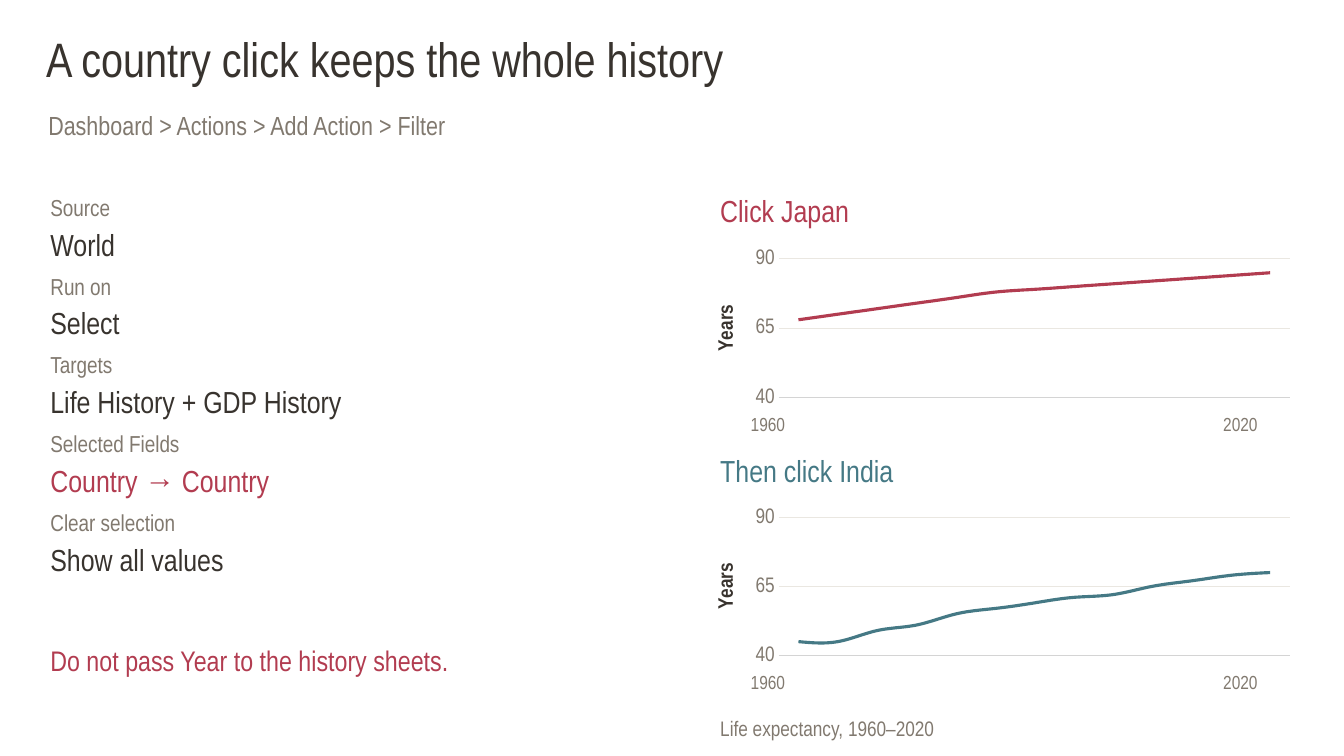
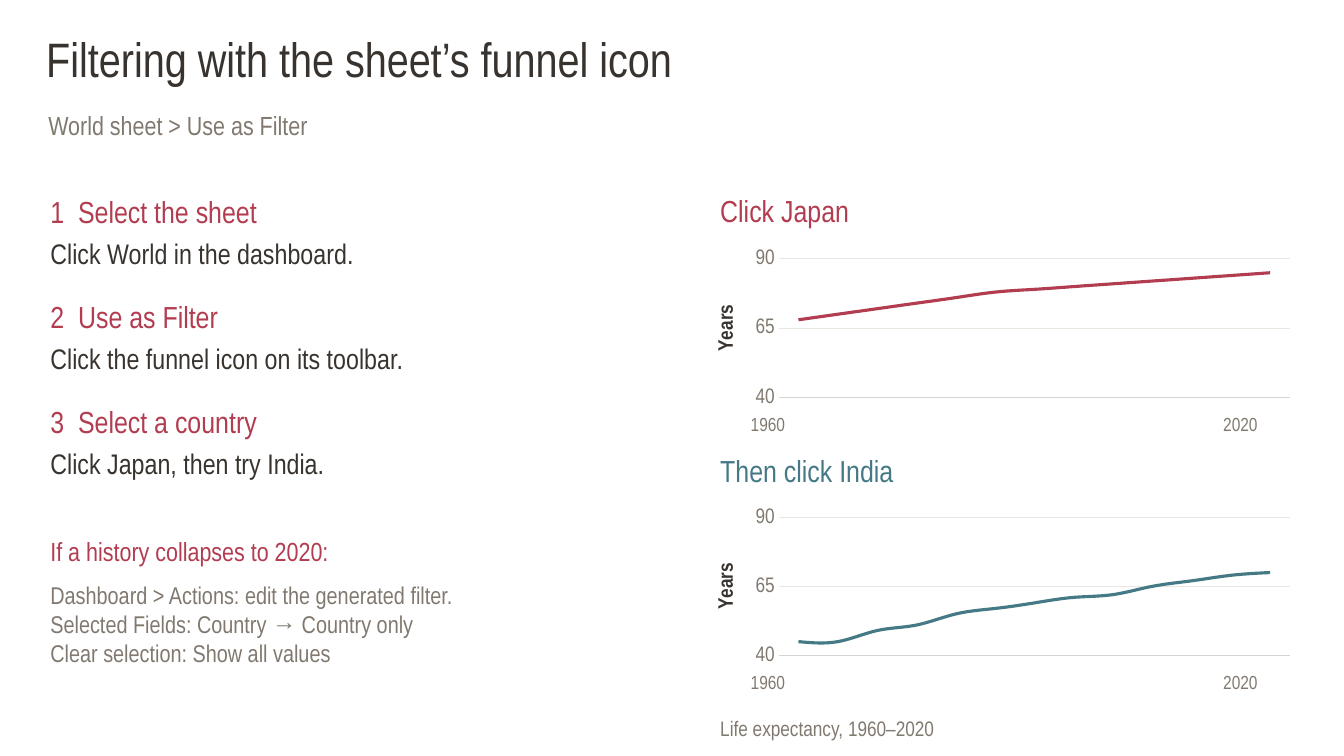
Before and after one commit to yohman/26-2-Dataviz, a slide deck: slide 4 of lectures/w04-tableau-dashboard.pptx. Drawn at 1344x756 pixels with LibreOffice and Linux fonts; fonts in the diff are those of the drawing. Boxes give left, top, right and bottom in pixels: in the first picture for what was removed or moved away, otherwise in the second. Text is boxed around its words. In the diff, an @@ line names an element or a change of style, - is before the commit and + after.

Commit message:
Simplify dashboard filtering slide with Use as Filter shortcut

```diff
--- a/lectures/w04-tableau-dashboard.pptx
+++ b/lectures/w04-tableau-dashboard.pptx
@@ text at box(46, 42, 672, 87): text changed @@
-A country click keeps the whole history
+Filtering with the sheet’s funnel icon
@@ text at box(48, 116, 308, 135): text changed @@
-Dashboard > Actions > Add Action > Filter
+World sheet > Use as Filter
@@ text removed at box(50, 200, 110, 216) @@
-Source
@@ text added at box(50, 201, 257, 224), 21.8 pt, text #B23C50 @@
+1 Select the sheet
@@ text at box(50, 243, 353, 265): text changed; size 21.8 to 20.2 pt @@
-World
+Click World in the dashboard.
@@ text removed at box(50, 279, 111, 295) @@
-Run on
@@ text removed at box(50, 312, 119, 335) @@
-Select
@@ text added at box(50, 306, 218, 329), 21.8 pt, text #B23C50 @@
+2 Use as Filter
@@ text removed at box(50, 357, 112, 378) @@
-Targets
@@ text added at box(50, 348, 403, 370), 20.2 pt, text #38332E @@
+Click the funnel icon on its toolbar.
@@ text at box(50, 411, 257, 439): text changed @@
-Country → Country
+3 Select a country
@@ text removed at box(50, 391, 342, 419) @@
-Life History + GDP History
@@ text removed at box(50, 435, 179, 452) @@
-Selected Fields
@@ text added at box(50, 453, 324, 480), 20.2 pt, text #38332E @@
+Click Japan, then try India.
@@ text removed at box(50, 514, 176, 531) @@
-Clear selection
@@ text removed at box(50, 549, 223, 572) @@
-Show all values
@@ text added at box(50, 542, 329, 567), 18.8 pt, text #B23C50 @@
+If a history collapses to 2020:
@@ text added at box(50, 586, 453, 662), 17.2 pt, text #81796F @@
+Dashboard > Actions: edit the generated filter.
+Selected Fields: Country → Country only
+Clear selection: Show all values
@@ text removed at box(50, 650, 448, 677) @@
-Do not pass Year to the history sheets.
```
Also in this commit, not shown: 2 other files.
